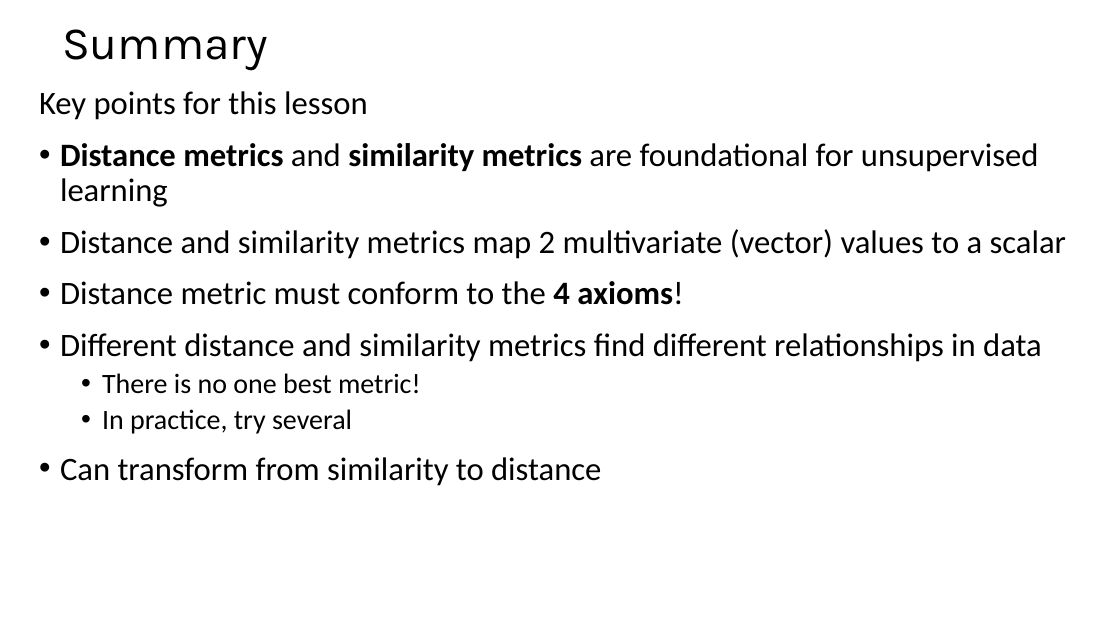
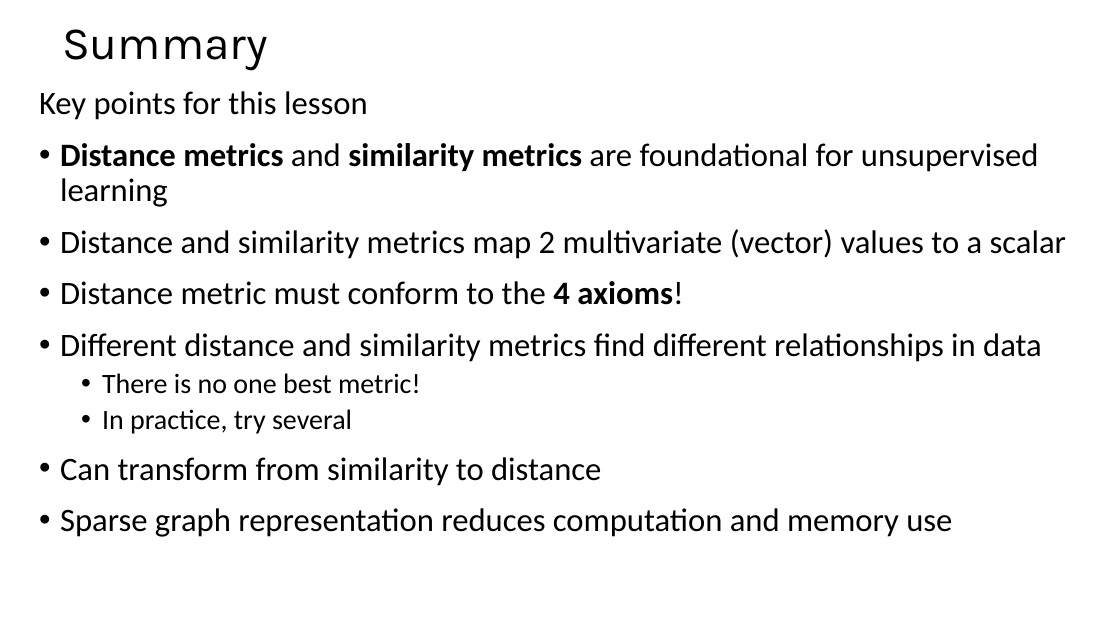
Before and after one commit to StephenElston/CSCI-E-108, a slide deck: slide 35 of slides/4_DistanceAndSimilarityMeasures_Part1.pptx (slide 28 before the commit). Drawn at 1120x630 pixels with LibreOffice and Linux fonts; fonts in the diff are those of the drawing. Boxes give left, top, right and bottom in pixels: in the first picture for what was removed or moved away, otherwise in the second. Text is boxed around its words. In the diff, an @@ line names an element or a change of style, - is before the commit and + after.

Commit message:
Updated slides and added sparse graph slides

```diff
--- a/slides/4_DistanceAndSimilarityMeasures_Part1.pptx
+++ b/slides/4_DistanceAndSimilarityMeasures_Part1.pptx
@@ text at (x1=60, y1=508, x2=952, y2=537): paragraph added @@
+• Sparse graph representation reduces computation and memory use
```
Also in this commit, not shown: 7 other slides changed, 7 slides added.
